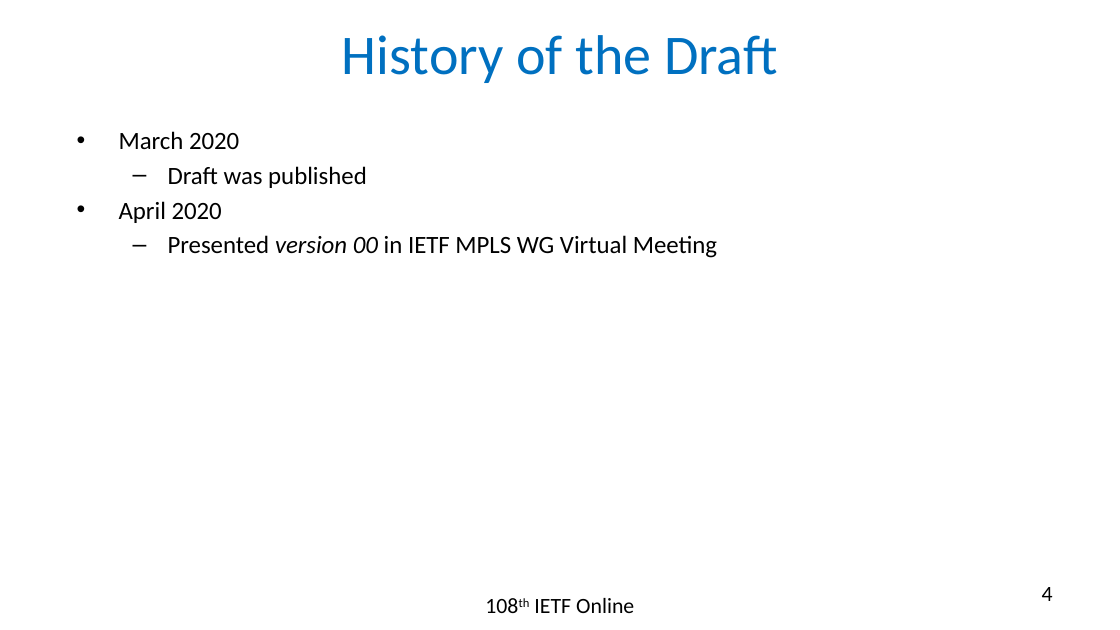
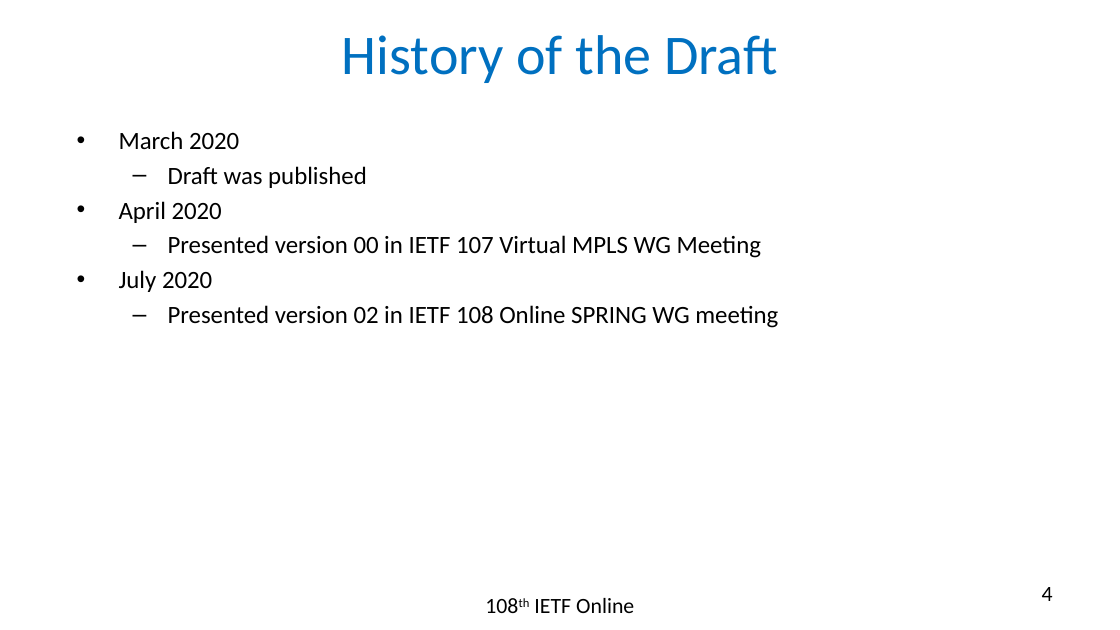
Before and after one commit to rakgandhi/ietf-slides, a slide deck: slide 4 of draft-gandhi-spring-sr-enhanced-plm-02.pptx. Drawn at 1120x630 pixels with LibreOffice and Linux fonts; fonts in the diff are those of the drawing. Boxes give left, top, right and bottom in pixels: in the first picture for what was removed or moved away, otherwise in the second. Text is boxed around its words. In the diff, an @@ line names an element or a change of style, - is before the commit and + after.

```diff
--- a/draft-gandhi-spring-sr-enhanced-plm-02.pptx
+++ b/draft-gandhi-spring-sr-enhanced-plm-02.pptx
@@ text at <box>119,235,778,328</box>: text changed @@
-  – Presented version 00 in IETF MPLS WG Virtual Meeting
+  – Presented version 00 in IETF 107 Virtual MPLS WG Meeting
+• July 2020
+  – Presented version 02 in IETF 108 Online SPRING WG meeting
```
Also in this commit, not shown: 5 other slides changed, 2 other files.
